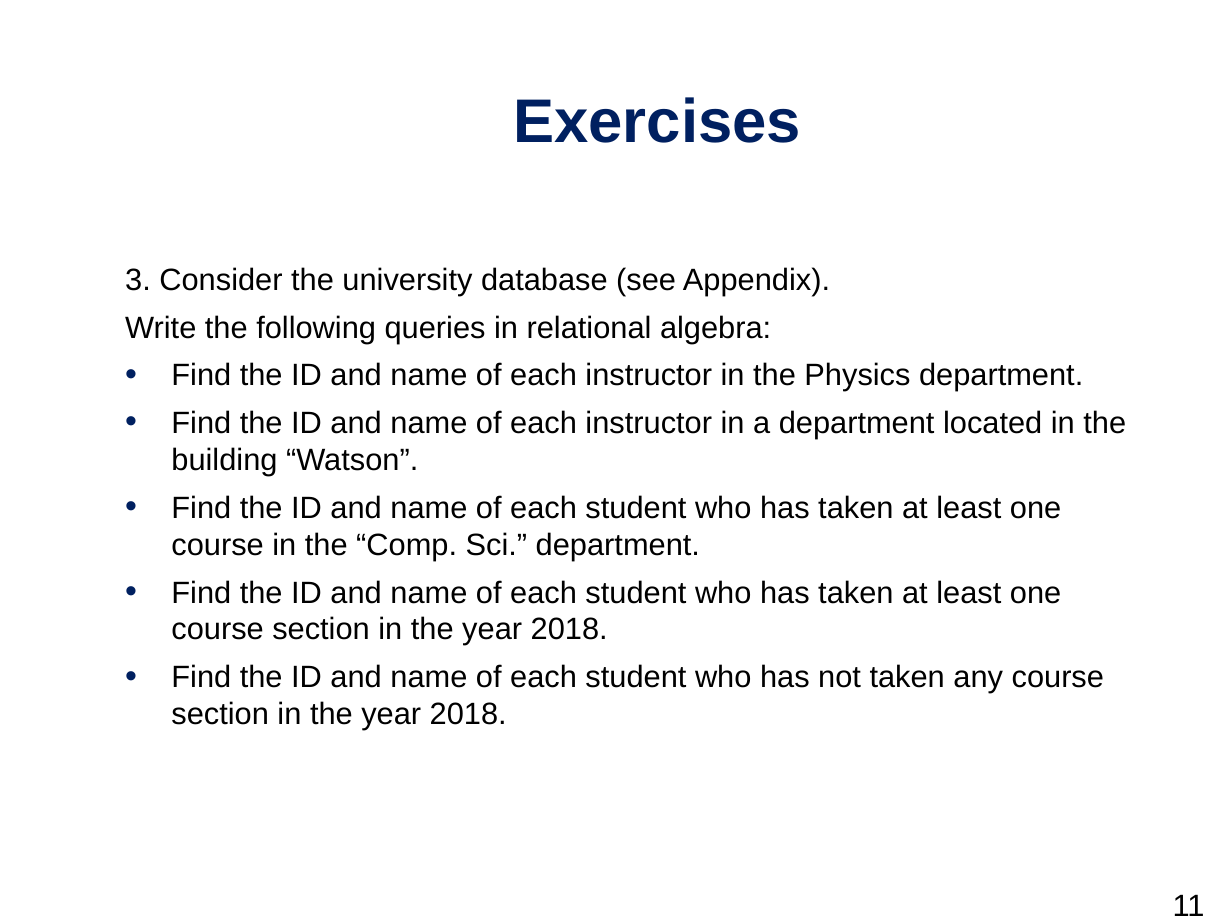
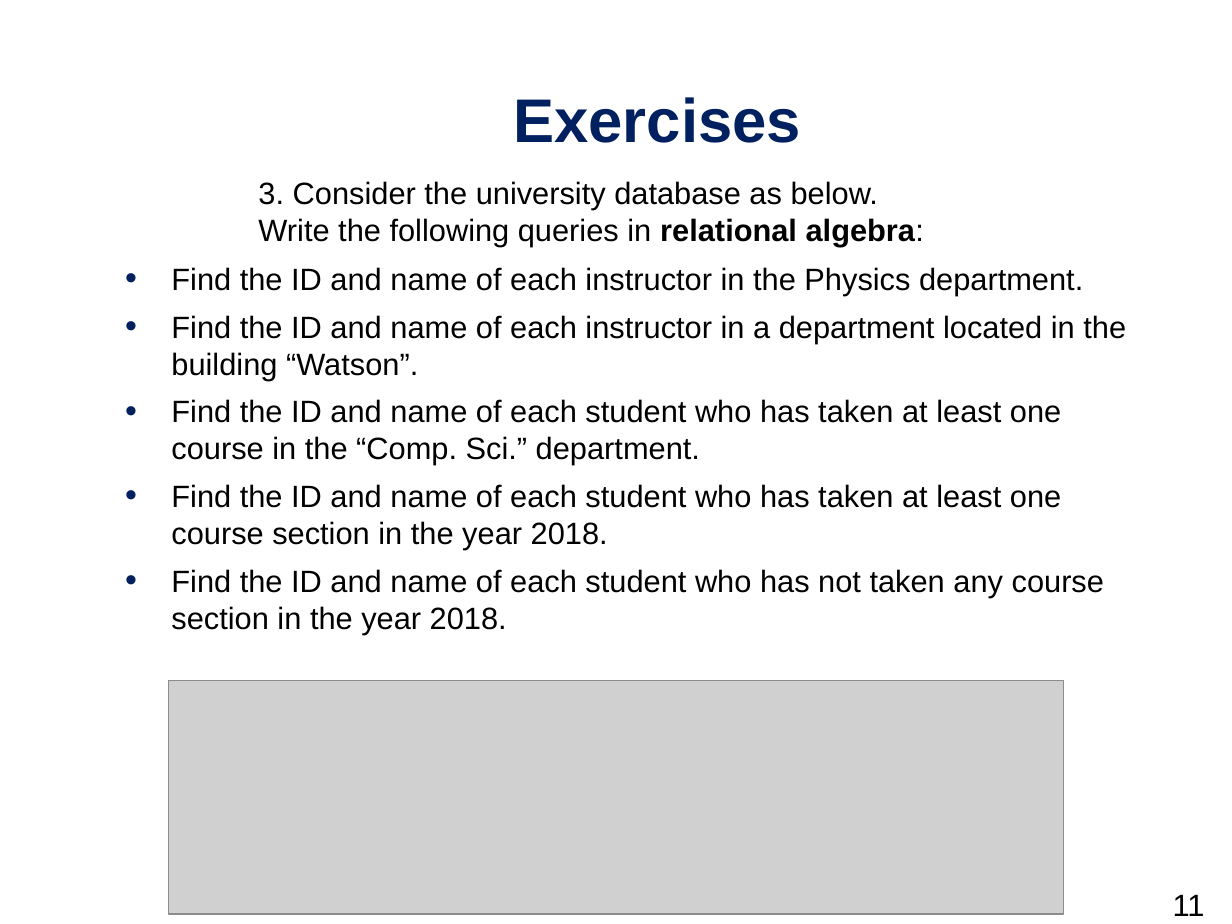
Before and after one commit to daichou03/DBS-slide-tut-25, a slide deck: slide 11 of week_1/week_1.pptx. Drawn at 1232x924 pixels with LibreOffice and Linux fonts; fonts in the diff are those of the drawing; grey boxes stand for pictures; background and template pictures are left out. Boxes give left, top, right and bottom in pixels: in the first picture for what was removed or moved away, otherwise in the second. Text is boxed around its words. In the diff, an @@ line names an element or a change of style, - is before the commit and + after.

```diff
--- a/week_1/week_1.pptx
+++ b/week_1/week_1.pptx
@@ text added at [258,181,924,247], 18 pt, text #000000 @@
+3. Consider the university database as below.
+Write the following queries in relational algebra:
@@ text at [125,267,830,343]: paragraphs removed @@
-3. Consider the university database (see Appendix).
-Write the following queries in relational algebra:
@@ picture added at [169,680,1063,914] @@
```
Also in this commit, not shown: 2 other slides changed.
